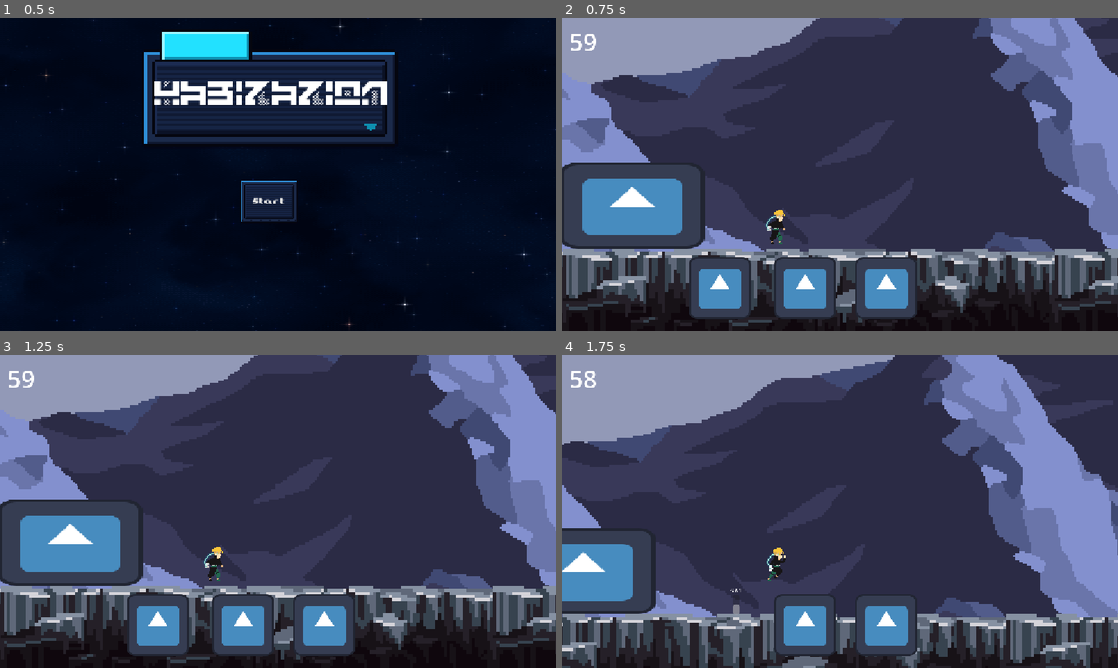
Above: before the commit, frames 1-4 (two rows, left to right).
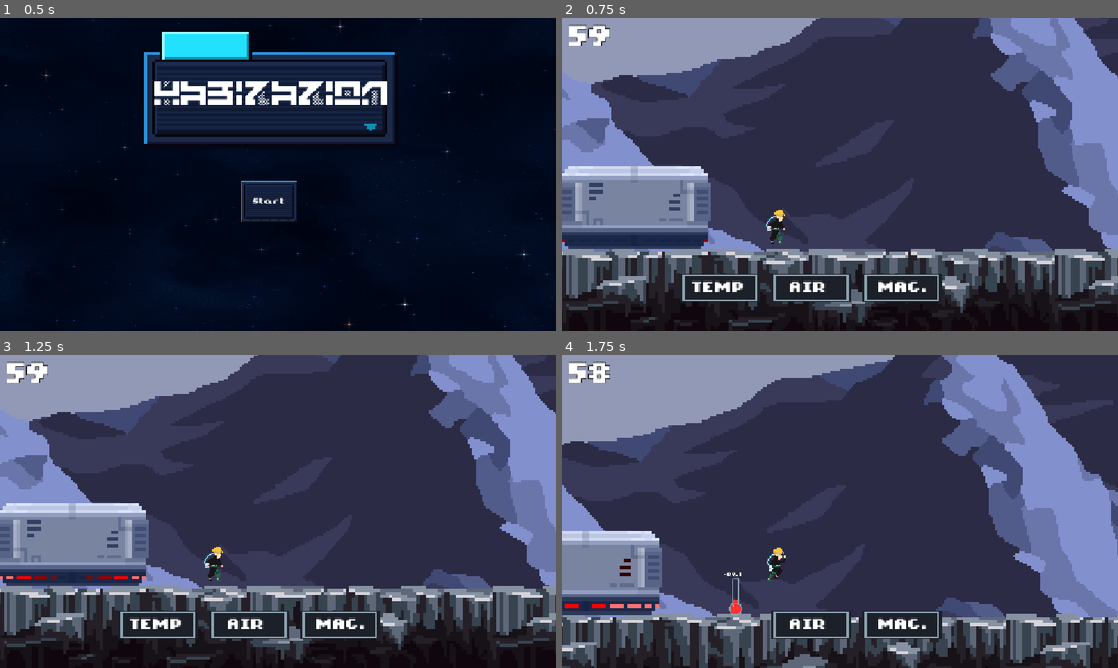
Above: after the commit, the same moments.

Repository: Ollieblock1/WHACK2026
Game: Godot game, scene res://game.tscn
The game is run twice, just before and just after one commit, with the same random seed, the same clock (stepped at 60 frames per second) and the same inputs. The engine's default icon, where the game draws it, is replaced by a stand-in: a white triangle on a blue panel in a dark square.
Inputs:
- Up to frame 1 (0.5 s): no input
- Up to frame 2 (0.75 s): click "Start" at 0.5 s
- Up to frame 3 (1.25 s): no input
- Up to frame 4 (1.75 s): tap Enter at 1.25 s; hold Right (moveRight) from 1.28 s (still down); tap 1 (select1) at 1.35 s; tap Space (moveJump) at 1.52 s

Frame 1 is identical in both runs. In frame 2, 14% of the frame differs, in the area x 0-69%, y 2-97%; in frame 3, 14%; in frame 4, 9.0%.

Commit message:
updated sprites for nearly everything

Diff:
--- a/scenes/UI/ui.tscn
+++ b/scenes/UI/ui.tscn
@@ -1,7 +1,8 @@
 [gd_scene format=3 uid="uid://cpc1jmd1oxtw1"]
 
 [ext_resource type="Script" uid="uid://cje8srlxoi23w" path="res://scripts/camera/UI.gd" id="1_suays"]
-[ext_resource type="Texture2D" uid="uid://dpunqpfijmmdo" path="res://icon.svg" id="2_yb1mt"]
+[ext_resource type="Texture2D" uid="uid://cxo1utmu43qk" path="res://assets/New Piskel.png" id="2_41gti"]
+[ext_resource type="FontFile" uid="uid://ceiqkej77agtp" path="res://assets/fonts/not-jam-chunky-sans-6-zip/NotJamChunkySans6/Not Jam Chunky Sans 6.ttf" id="3_f54a5"]
 
 [node name="UI" type="CanvasLayer" unique_id=222190250]
 script = ExtResource("1_suays")
@@ -11,18 +12,61 @@
 offset_top = 15.0
 offset_right = 202.0
 offset_bottom = 156.0
+theme_override_colors/font_outline_color = Color(0, 0, 0, 1)
+theme_override_constants/outline_size = 5
+theme_override_fonts/font = ExtResource("3_f54a5")
 theme_override_font_sizes/font_size = 50
 text = "0:00
 "
 
-[node name="Sprite2D" type="Sprite2D" parent="." unique_id=1265559868]
-position = Vector2(327, 559)
-texture = ExtResource("2_yb1mt")
+[node name="temp" type="Node2D" parent="." unique_id=2060912590]
+position = Vector2(472, 543.99994)
+scale = Vector2(1.755, 1.755)
 
-[node name="Sprite2D3" type="Sprite2D" parent="." unique_id=1147568777]
-position = Vector2(504, 559)
-texture = ExtResource("2_yb1mt")
+[node name="Sprite2D2" type="Sprite2D" parent="temp" unique_id=1672875278]
+position = Vector2(-82.62108, 8.547058)
+scale = Vector2(2.9558403, 1.0327635)
+texture = ExtResource("2_41gti")
 
-[node name="Sprite2D4" type="Sprite2D" parent="." unique_id=2089041086]
-position = Vector2(672, 559)
-texture = ExtResource("2_yb1mt")
+[node name="Label4" type="Label" parent="temp" unique_id=376673426]
+offset_left = -115.09972
+offset_top = 3.0517578e-05
+offset_right = -51.099716
+offset_bottom = 17.00003
+scale = Vector2(0.975, 0.975)
+theme_override_fonts/font = ExtResource("3_f54a5")
+text = "TEMP"
+
+[node name="air" type="Node2D" parent="." unique_id=889723947]
+position = Vector2(661, 544)
+scale = Vector2(1.755, 1.755)
+
+[node name="Sprite2D2" type="Sprite2D" parent="air" unique_id=1677431349]
+position = Vector2(-82.62108, 8.547058)
+scale = Vector2(2.9558403, 1.0327635)
+texture = ExtResource("2_41gti")
+
+[node name="Label4" type="Label" parent="air" unique_id=264844263]
+offset_left = -108.26211
+offset_right = -44.262108
+offset_bottom = 16.999996
+scale = Vector2(0.975, 0.975)
+theme_override_fonts/font = ExtResource("3_f54a5")
+text = "AIR"
+
+[node name="mag" type="Node2D" parent="." unique_id=1424745823]
+position = Vector2(849, 544)
+scale = Vector2(1.755, 1.755)
+
+[node name="Sprite2D2" type="Sprite2D" parent="mag" unique_id=6022312]
+position = Vector2(-82.62108, 8.547058)
+scale = Vector2(2.9558403, 1.0327635)
+texture = ExtResource("2_41gti")
+
+[node name="Label4" type="Label" parent="mag" unique_id=1523333471]
+offset_left = -110.54131
+offset_right = -46.541313
+offset_bottom = 16.999996
+scale = Vector2(0.975, 0.975)
+theme_override_fonts/font = ExtResource("3_f54a5")
+text = "MAG."
--- a/scenes/experiments/airPylon.tscn
+++ b/scenes/experiments/airPylon.tscn
@@ -1,9 +1,55 @@
 [gd_scene format=3 uid="uid://cebd01rc0yf0w"]
 
 [ext_resource type="Script" uid="uid://1y5u75awe04w" path="res://scripts/experiments/air_pylon.gd" id="1_xkgi6"]
+[ext_resource type="FontFile" uid="uid://ceiqkej77agtp" path="res://assets/fonts/not-jam-chunky-sans-6-zip/NotJamChunkySans6/Not Jam Chunky Sans 6.ttf" id="2_ixly4"]
+[ext_resource type="Texture2D" uid="uid://c53so5rxb3q8" path="res://assets/experiments/free-drones-pack-pixel-art/1 Drones/1/Idle.png" id="3_23wks"]
 
 [sub_resource type="RectangleShape2D" id="RectangleShape2D_xkgi6"]
 size = Vector2(44, 287.5)
+
+[sub_resource type="StyleBoxFlat" id="StyleBoxFlat_yg7f4"]
+bg_color = Color(0.6, 0.6, 0.6, 0.21176471)
+corner_detail = 1
+
+[sub_resource type="StyleBoxFlat" id="StyleBoxFlat_hq1vv"]
+bg_color = Color(0.61960787, 0, 0.039215688, 0.4392157)
+corner_detail = 1
+
+[sub_resource type="AtlasTexture" id="AtlasTexture_mrx21"]
+atlas = ExtResource("3_23wks")
+region = Rect2(0, 0, 48, 48)
+
+[sub_resource type="AtlasTexture" id="AtlasTexture_i8jw4"]
+atlas = ExtResource("3_23wks")
+region = Rect2(48, 0, 48, 48)
+
+[sub_resource type="AtlasTexture" id="AtlasTexture_2mg4w"]
+atlas = ExtResource("3_23wks")
+region = Rect2(96, 0, 48, 48)
+
+[sub_resource type="AtlasTexture" id="AtlasTexture_hhkfg"]
+atlas = ExtResource("3_23wks")
+region = Rect2(144, 0, 48, 48)
+
+[sub_resource type="SpriteFrames" id="SpriteFrames_poog2"]
+animations = [{
+"frames": [{
+"duration": 1.0,
+"texture": SubResource("AtlasTexture_mrx21")
+}, {
+"duration": 1.0,
+"texture": SubResource("AtlasTexture_i8jw4")
+}, {
+"duration": 1.0,
+"texture": SubResource("AtlasTexture_2mg4w")
+}, {
+"duration": 1.0,
+"texture": SubResource("AtlasTexture_hhkfg")
+}],
+"loop": 1,
+"name": &"default",
+"speed": 5.0
+}]
 
 [node name="AirPylon" type="Area2D" unique_id=1424453277]
 collision_layer = 10
@@ -20,22 +66,33 @@
 autostart = true
 
 [node name="Label" type="Label" parent="." unique_id=624829231]
-visible = false
-offset_left = -39.0
-offset_top = -130.0
-offset_right = 39.0
-offset_bottom = -107.0
+offset_left = -169.0
+offset_top = -344.0
+offset_right = -39.0
+offset_bottom = -321.0
+theme_override_colors/font_outline_color = Color(0, 0, 0, 1)
+theme_override_constants/outline_size = 3
+theme_override_fonts/font = ExtResource("2_ixly4")
 text = "Working..."
 horizontal_alignment = 1
 
 [node name="ProgressBar" type="ProgressBar" parent="." unique_id=2130255200]
-offset_left = -22.0
-offset_top = -1.1444092e-05
-offset_right = 29.496643
-offset_bottom = 22.459732
+offset_left = -9.227636
+offset_top = -1.200239e-05
+offset_right = 42.269005
+offset_bottom = 9.556125
 rotation = -1.5707964
 scale = Vector2(5.57859, 1.979658)
+theme_override_styles/background = SubResource("StyleBoxFlat_yg7f4")
+theme_override_styles/fill = SubResource("StyleBoxFlat_hq1vv")
 show_percentage = false
+
+[node name="AnimatedSprite2D" type="AnimatedSprite2D" parent="." unique_id=1332364558]
+position = Vector2(0, -288)
+scale = Vector2(2, 2)
+sprite_frames = SubResource("SpriteFrames_poog2")
+autoplay = "default"
+frame_progress = 0.25401387
 
 [connection signal="area_entered" from="." to="." method="_on_area_entered"]
 [connection signal="area_exited" from="." to="." method="_on_area_exited"]
--- a/scenes/experiments/thermometer.tscn
+++ b/scenes/experiments/thermometer.tscn
@@ -1,6 +1,9 @@
 [gd_scene format=3 uid="uid://djp0nv4ddbxsf"]
 
 [ext_resource type="Script" uid="uid://6cb0serxqvjf" path="res://scripts/experiments/thermometer.gd" id="1_lbx8j"]
+[ext_resource type="FontFile" uid="uid://ceiqkej77agtp" path="res://assets/fonts/not-jam-chunky-sans-6-zip/NotJamChunkySans6/Not Jam Chunky Sans 6.ttf" id="2_lbx8j"]
+[ext_resource type="Texture2D" uid="uid://chcmp7cjlax0p" path="res://assets/experiments/New_Piskel2.png" id="2_t1rnf"]
+[ext_resource type="Texture2D" uid="uid://ywylw74idxkx" path="res://assets/experiments/New_Piskel2(1).png" id="3_vmyue"]
 
 [sub_resource type="RectangleShape2D" id="RectangleShape2D_3bixf"]
 size = Vector2(38, 78)
@@ -14,20 +17,26 @@
 position = Vector2(0, -40)
 shape = SubResource("RectangleShape2D_3bixf")
 
-[node name="ProgressBar" type="ProgressBar" parent="." unique_id=1482481297]
-offset_left = -8.0
-offset_top = -3.0
-offset_right = 45.795128
-offset_bottom = 14.669846
-rotation = -1.5707964
+[node name="ProgressBar" type="TextureProgressBar" parent="." unique_id=797931328]
+offset_left = -65.0
+offset_top = -112.0
+offset_right = -1.0
+offset_bottom = -48.0
+scale = Vector2(2, 2)
 min_value = -100.0
-show_percentage = false
+value = 50.0
+fill_mode = 3
+texture_over = ExtResource("2_t1rnf")
+texture_progress = ExtResource("3_vmyue")
 
 [node name="Label" type="Label" parent="." unique_id=1649490068]
-offset_left = -17.0
-offset_top = -79.0
-offset_right = 21.0
-offset_bottom = -56.0
+offset_left = -34.0
+offset_top = -119.0
+offset_right = 26.0
+offset_bottom = -96.0
+theme_override_colors/font_outline_color = Color(0, 0, 0, 1)
+theme_override_constants/outline_size = 3
+theme_override_fonts/font = ExtResource("2_lbx8j")
 theme_override_font_sizes/font_size = 13
 text = "X00.0"
 
--- a/scenes/level/level.tscn
+++ b/scenes/level/level.tscn
@@ -40,7 +40,7 @@
 texture = ExtResource("3_qkmgm")
 
 [node name="Ship2" parent="." unique_id=1740454847 instance=ExtResource("2_nbgty")]
-position = Vector2(-386, 9)
+position = Vector2(-386, 15)
 
 [node name="Path2D" type="Path2D" parent="." unique_id=122375168]
 position = Vector2(0, 36)
--- a/scenes/ship/ship.tscn
+++ b/scenes/ship/ship.tscn
@@ -1,10 +1,121 @@
 [gd_scene format=3 uid="uid://de2a504k2rywt"]
 
-[ext_resource type="Texture2D" uid="uid://dpunqpfijmmdo" path="res://icon.svg" id="1_ccv4y"]
 [ext_resource type="Script" uid="uid://csql3xj237l0j" path="res://scripts/ship/ship.gd" id="1_u5c2e"]
+[ext_resource type="Texture2D" uid="uid://urx5a0h3tnog" path="res://assets/experiments/Small and Medium Blue Chest - The Bots Series/Medium Blue Chest/Failed to unlock Animation/Failed Anim_1.png" id="2_wcdsx"]
+[ext_resource type="Texture2D" uid="uid://wrishddo2i55" path="res://assets/experiments/Small and Medium Blue Chest - The Bots Series/Medium Blue Chest/Failed to unlock Animation/Failed Anim_2.png" id="3_fbtg4"]
+[ext_resource type="Texture2D" uid="uid://dklwn23oglmg1" path="res://assets/experiments/Small and Medium Blue Chest - The Bots Series/Medium Blue Chest/Failed to unlock Animation/Failed Anim_3.png" id="4_bfl6p"]
+[ext_resource type="Texture2D" uid="uid://c5wssv32auc82" path="res://assets/experiments/Small and Medium Blue Chest - The Bots Series/Medium Blue Chest/Failed to unlock Animation/Failed Anim_4.png" id="5_cs6ms"]
+[ext_resource type="Texture2D" uid="uid://h1dojxm5njoo" path="res://assets/experiments/Small and Medium Blue Chest - The Bots Series/Medium Blue Chest/Failed to unlock Animation/Failed Anim_5.png" id="6_7cscm"]
+[ext_resource type="Texture2D" uid="uid://c3dqam5n06ita" path="res://assets/experiments/Small and Medium Blue Chest - The Bots Series/Medium Blue Chest/Failed to unlock Animation/Failed Anim_6.png" id="7_5ik1e"]
+[ext_resource type="Texture2D" uid="uid://d2ber3d5nsnmv" path="res://assets/experiments/Small and Medium Blue Chest - The Bots Series/Medium Blue Chest/Failed to unlock Animation/Failed Anim_7.png" id="8_gfhw0"]
+[ext_resource type="Texture2D" uid="uid://br2dlyk5tdr5x" path="res://assets/experiments/Small and Medium Blue Chest - The Bots Series/Medium Blue Chest/Failed to unlock Animation/Failed Anim_8.png" id="9_wdn68"]
+[ext_resource type="Texture2D" uid="uid://k47v18w7t0rs" path="res://assets/experiments/Small and Medium Blue Chest - The Bots Series/Medium Blue Chest/Failed to unlock Animation/Failed Anim_9.png" id="10_5h68a"]
+[ext_resource type="Texture2D" uid="uid://co742nysjb4fm" path="res://assets/experiments/Small and Medium Blue Chest - The Bots Series/Medium Blue Chest/Failed to unlock Animation/Failed Anim_10.png" id="11_drp0j"]
+[ext_resource type="Texture2D" uid="uid://c6mtjnqrcpn06" path="res://assets/experiments/Small and Medium Blue Chest - The Bots Series/Medium Blue Chest/Failed to unlock Animation/Failed Anim_11.png" id="12_nql2e"]
+[ext_resource type="Texture2D" uid="uid://do4stdec115lq" path="res://assets/experiments/Small and Medium Blue Chest - The Bots Series/Medium Blue Chest/Failed to unlock Animation/Failed Anim_12.png" id="13_52a2e"]
+[ext_resource type="Texture2D" uid="uid://blr00srn7xllf" path="res://assets/experiments/Small and Medium Blue Chest - The Bots Series/Medium Blue Chest/Failed to unlock Animation/Failed Anim_13.png" id="14_6v6i2"]
+[ext_resource type="Texture2D" uid="uid://dsm48bc8xjy8r" path="res://assets/experiments/Small and Medium Blue Chest - The Bots Series/Medium Blue Chest/Failed to unlock Animation/Failed Anim_14.png" id="15_1p3ki"]
+[ext_resource type="Texture2D" uid="uid://bl4u3v6s2syvr" path="res://assets/experiments/Small and Medium Blue Chest - The Bots Series/Medium Blue Chest/Failed to unlock Animation/Failed Anim_15.png" id="16_3sgm2"]
+[ext_resource type="Texture2D" uid="uid://c3v0d465rtxap" path="res://assets/experiments/Small and Medium Blue Chest - The Bots Series/Medium Blue Chest/Failed to unlock Animation/Failed Anim_16.png" id="17_prxn3"]
+[ext_resource type="Texture2D" uid="uid://baok6w66rwa3d" path="res://assets/experiments/Small and Medium Blue Chest - The Bots Series/Medium Blue Chest/Failed to unlock Animation/Failed Anim_17.png" id="18_0431d"]
+[ext_resource type="Texture2D" uid="uid://ch3ifxex406sb" path="res://assets/experiments/Small and Medium Blue Chest - The Bots Series/Medium Blue Chest/Failed to unlock Animation/Failed Anim_18.png" id="19_4wv2o"]
+[ext_resource type="Texture2D" uid="uid://dp2m2bhpj3bhq" path="res://assets/experiments/Small and Medium Blue Chest - The Bots Series/Medium Blue Chest/Failed to unlock Animation/Failed Anim_19.png" id="20_ega6m"]
+[ext_resource type="Texture2D" uid="uid://conyax6ni6l3i" path="res://assets/experiments/Small and Medium Blue Chest - The Bots Series/Medium Blue Chest/Failed to unlock Animation/Failed Anim_20.png" id="21_7av1j"]
+[ext_resource type="Texture2D" uid="uid://brknn1b4wvc5s" path="res://assets/experiments/Small and Medium Blue Chest - The Bots Series/Medium Blue Chest/Failed to unlock Animation/Failed Anim_21.png" id="22_d4w62"]
+[ext_resource type="Texture2D" uid="uid://bto43pufll8cl" path="res://assets/experiments/Small and Medium Blue Chest - The Bots Series/Medium Blue Chest/Failed to unlock Animation/Failed Anim_22.png" id="23_buuwh"]
+[ext_resource type="Texture2D" uid="uid://bgt0u6pmu0cx5" path="res://assets/experiments/Small and Medium Blue Chest - The Bots Series/Medium Blue Chest/Failed to unlock Animation/Failed Anim_23.png" id="24_xv861"]
+[ext_resource type="Texture2D" uid="uid://b140o5ucyfxde" path="res://assets/experiments/Small and Medium Blue Chest - The Bots Series/Medium Blue Chest/Failed to unlock Animation/Failed Anim_24.png" id="25_kwq0m"]
+[ext_resource type="Texture2D" uid="uid://b1va384xo80ej" path="res://assets/experiments/Small and Medium Blue Chest - The Bots Series/Medium Blue Chest/Failed to unlock Animation/Failed Anim_25.png" id="26_ul26r"]
+[ext_resource type="Texture2D" uid="uid://b0i8h60tcltsl" path="res://assets/experiments/Small and Medium Blue Chest - The Bots Series/Medium Blue Chest/Failed to unlock Animation/Failed Anim_26.png" id="27_qikf7"]
 
 [sub_resource type="RectangleShape2D" id="RectangleShape2D_poog2"]
 size = Vector2(388, 234)
+
+[sub_resource type="SpriteFrames" id="SpriteFrames_poog2"]
+animations = [{
+"frames": [{
+"duration": 1.0,
+"texture": ExtResource("2_wcdsx")
+}, {
+"duration": 1.0,
+"texture": ExtResource("3_fbtg4")
+}, {
+"duration": 1.0,
+"texture": ExtResource("4_bfl6p")
+}, {
+"duration": 1.0,
+"texture": ExtResource("5_cs6ms")
+}, {
+"duration": 1.0,
+"texture": ExtResource("6_7cscm")
+}, {
+"duration": 1.0,
+"texture": ExtResource("7_5ik1e")
+}, {
+"duration": 1.0,
+"texture": ExtResource("8_gfhw0")
+}, {
+"duration": 1.0,
+"texture": ExtResource("9_wdn68")
+}, {
+"duration": 1.0,
+"texture": ExtResource("10_5h68a")
+}, {
+"duration": 1.0,
+"texture": ExtResource("11_drp0j")
+}, {
+"duration": 1.0,
+"texture": ExtResource("12_nql2e")
+}, {
+"duration": 1.0,
+"texture": ExtResource("13_52a2e")
+}, {
+"duration": 1.0,
+"texture": ExtResource("14_6v6i2")
+}, {
+"duration": 1.0,
+"texture": ExtResource("15_1p3ki")
+}, {
+"duration": 1.0,
+"texture": ExtResource("16_3sgm2")
+}, {
+"duration": 1.0,
+"texture": ExtResource("17_prxn3")
+}, {
+"duration": 1.0,
+"texture": ExtResource("18_0431d")
+}, {
+"duration": 1.0,
+"texture": ExtResource("19_4wv2o")
+}, {
+"duration": 1.0,
+"texture": ExtResource("20_ega6m")
+}, {
+"duration": 1.0,
+"texture": ExtResource("21_7av1j")
+}, {
+"duration": 1.0,
+"texture": ExtResource("22_d4w62")
+}, {
+"duration": 1.0,
+"texture": ExtResource("23_buuwh")
+}, {
+"duration": 1.0,
+"texture": ExtResource("24_xv861")
+}, {
+"duration": 1.0,
+"texture": ExtResource("25_kwq0m")
+}, {
+"duration": 1.0,
+"texture": ExtResource("26_ul26r")
+}, {
+"duration": 1.0,
+"texture": ExtResource("27_qikf7")
+}],
+"loop": 1,
+"name": &"default",
+"speed": 5.0
+}]
 
 [node name="Ship" type="Area2D" unique_id=1740454847]
 collision_mask = 9
@@ -13,9 +124,10 @@
 [node name="CollisionShape2D" type="CollisionShape2D" parent="." unique_id=62632573]
 shape = SubResource("RectangleShape2D_poog2")
 
-[node name="Sprite2D" type="Sprite2D" parent="." unique_id=822261456]
-position = Vector2(-6, 1)
-scale = Vector2(3.125, 1.859375)
-texture = ExtResource("1_ccv4y")
+[node name="AnimatedSprite2D" type="AnimatedSprite2D" parent="." unique_id=679115687]
+scale = Vector2(9.63, 9.63)
+sprite_frames = SubResource("SpriteFrames_poog2")
+autoplay = "default"
+frame_progress = 0.4535921
 
 [connection signal="body_entered" from="." to="." method="_on_body_entered"]
--- a/scripts/camera/UI.gd
+++ b/scripts/camera/UI.gd
@@ -11,9 +11,9 @@
 func _ready() -> void:
 	timeCount = 60
 	inventoryUIArray = [
-	$Sprite2D,
-	$Sprite2D3,
-	$Sprite2D4
+	$temp,
+	$air,
+	$mag
 	]
 
 
--- a/scripts/experiments/thermometer.gd
+++ b/scripts/experiments/thermometer.gd
@@ -10,6 +10,7 @@
 	viewedTemp = random.randf_range(-100, 100)
 
 
+
 # use setTemp when instantiated
 func setTemp(inTemp) -> void:
 	temp = inTemp
@@ -17,14 +18,15 @@
 # Called every frame. 'delta' is the elapsed time since the previous frame.
 func _process(delta: float) -> void:
 	viewedTemp += ((temp-viewedTemp)/5) * delta
-	var displayedText = ""
+	var displayedText
+	if viewedTemp < 0:
+		displayedText = "-"
+	else:
+		displayedText = "+"
 	if len(str(int(abs(viewedTemp)))) < 2:
 		displayedText += "0"
 	displayedText += str(snapped(abs(viewedTemp), 0.1))
-	if viewedTemp < 0:
-		displayedText = "-" + displayedText
-	else:
-		displayedText = "+" + displayedText
+
 	$ProgressBar.value = viewedTemp
 	$Label.text = displayedText
 
--- a/scripts/managers/game_manager.gd
+++ b/scripts/managers/game_manager.gd
@@ -31,7 +31,11 @@
 	print(procgenResults)
 	$Level.buildLevel(procgenResults[0])
 	$Level.setColonyPreferences(procgenResults[1])
-	print(procgenResults[0])
+	print("Temperature: " , procgenResults[0].temp)
+	print("air: " , procgenResults[0].air)
+	print("alien: " , procgenResults[0].aliens)
+
+
 
 
 
--- a/scripts/player/player.gd
+++ b/scripts/player/player.gd
@@ -40,7 +40,7 @@
 
 
 	move_and_slide()
-	print(enemyIn)
+	#print(enemyIn)
 
 
 
Binary file added: assets/experiments/New_Piskel2 (Copy).png
Not shown, added: assets/experiments/New_Piskel2 (Copy).png.import
Binary file added: assets/experiments/New_Piskel2(1).png
Not shown, added: assets/experiments/New_Piskel2(1).png.import
Binary file added: assets/experiments/New_Piskel2.png
Not shown, added: assets/experiments/New_Piskel2.png.import
Binary file added: assets/experiments/Small and Medium Blue Chest - The Bots Series/Medium Blue Chest/Failed to unlock Animation/Failed Anim.aseprite
Binary file added: assets/experiments/Small and Medium Blue Chest - The Bots Series/Medium Blue Chest/Failed to unlock Animation/Failed Anim_1.png
Not shown, added: assets/experiments/Small and Medium Blue Chest - The Bots Series/Medium Blue Chest/Failed to unlock Animation/Failed Anim_1.png.import
Binary file added: assets/experiments/Small and Medium Blue Chest - The Bots Series/Medium Blue Chest/Failed to unlock Animation/Failed Anim_10.png
Not shown, added: assets/experiments/Small and Medium Blue Chest - The Bots Series/Medium Blue Chest/Failed to unlock Animation/Failed Anim_10.png.import
Binary file added: assets/experiments/Small and Medium Blue Chest - The Bots Series/Medium Blue Chest/Failed to unlock Animation/Failed Anim_11.png
(and 305 more such lines)
